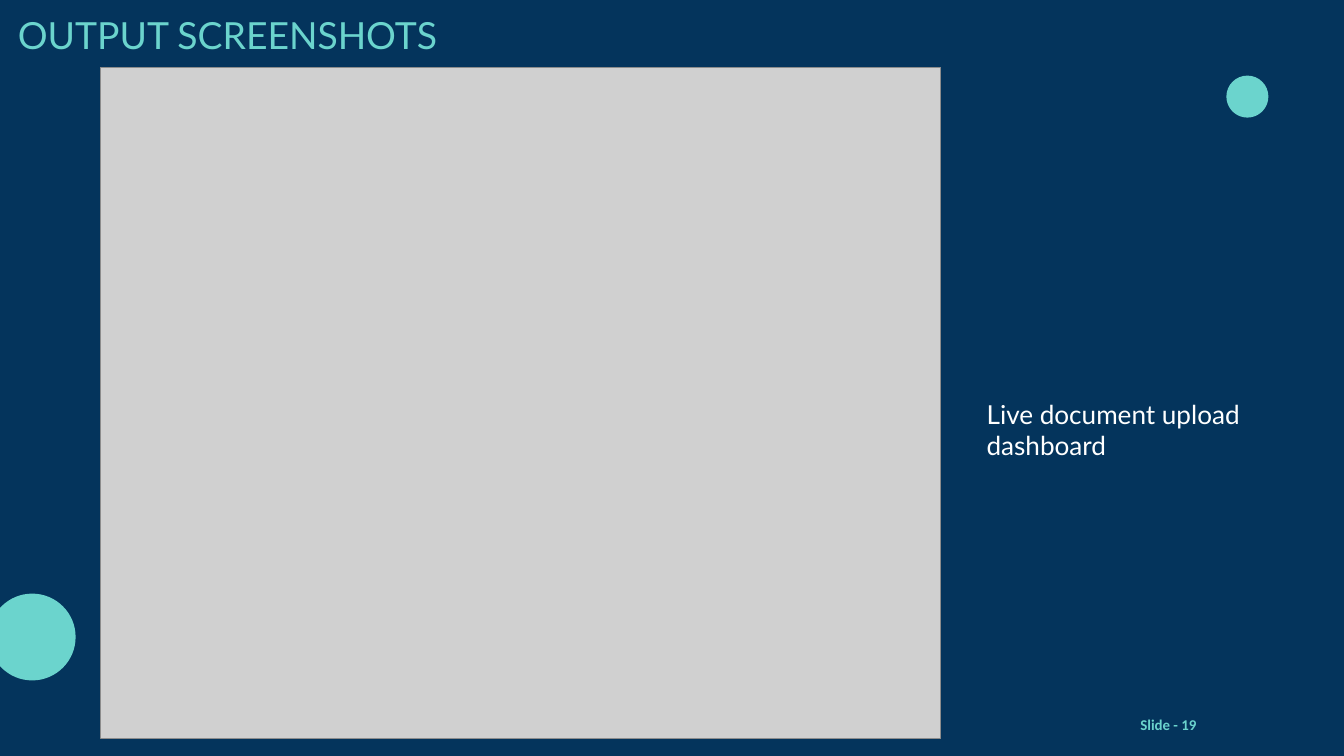
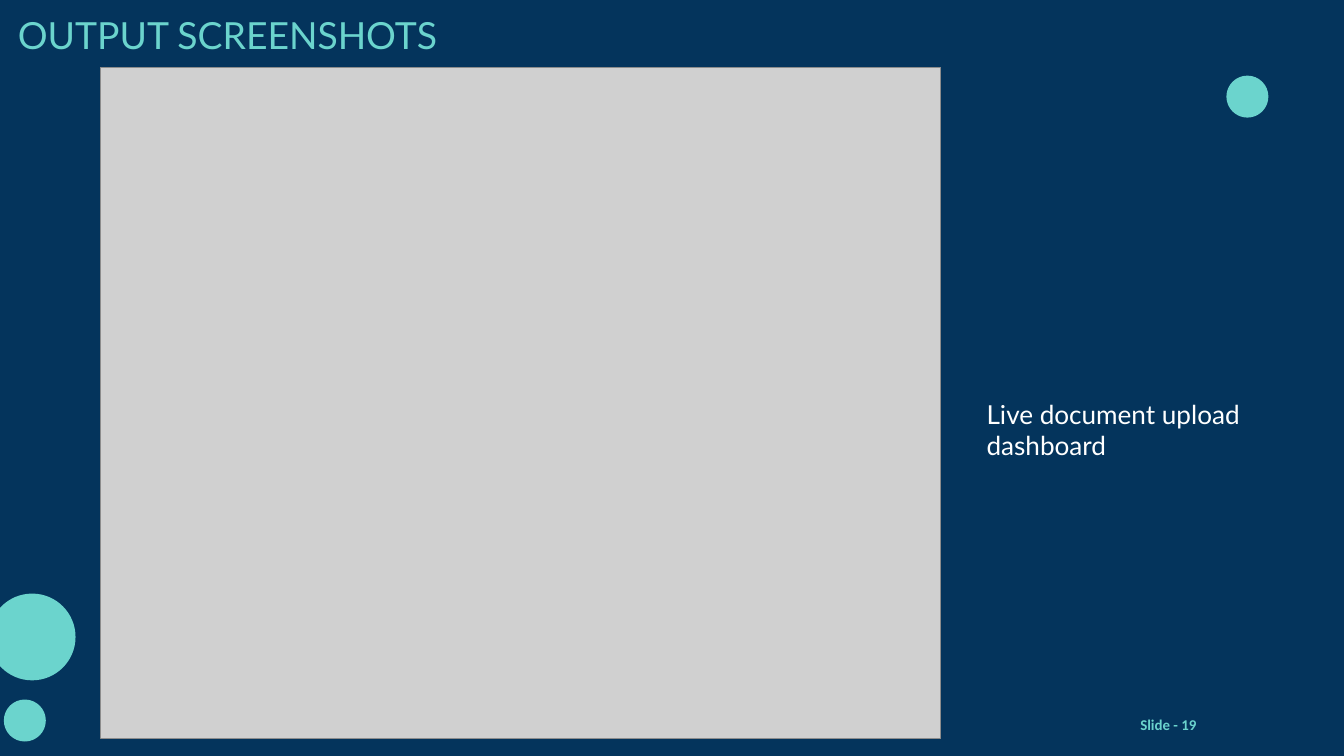
Before and after one commit to kabilan386/ai-powered-knowledge-graph-assistant, a slide deck: slide 19 of presentations/GraphRAG_Project_Viva_Template.pptx. Drawn at 1344x756 pixels with LibreOffice and Linux fonts; fonts in the diff are those of the drawing; grey boxes stand for pictures; background and template pictures are left out. Boxes give left, top, right and bottom in pixels: in the first picture for what was removed or moved away, otherwise in the second. Text is boxed around its words. In the diff, an @@ line names an element or a change of style, - is before the commit and + after.

```diff
--- a/presentations/GraphRAG_Project_Viva_Template.pptx
+++ b/presentations/GraphRAG_Project_Viva_Template.pptx
@@ freeform shape added at (4, 700, 46, 741), fill #6BD4CD @@
```
Also in this commit, not shown: 19 other slides changed, 1 other file.
